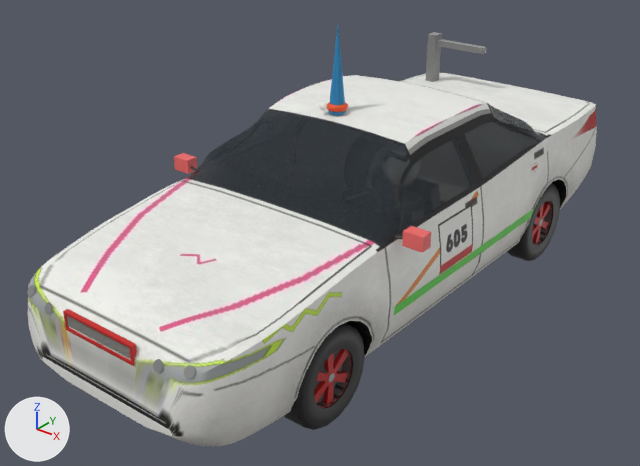
The glTF model public/cars/field/models/605.glb as it was, and as the next commit left it.
Before and after are seen from a 50 mm lens placed at (3.48, -4.76, 3.34), pointed at (-0.09, -0.29, 0.57). Arrows for +X, +Y and +Z are at lower left; the lights stay in place. The first picture is the older version. Vertices at exactly the same position are counted once.

Objects in the first picture: 'body', 'wheel_fl', 'wheel_rl'.
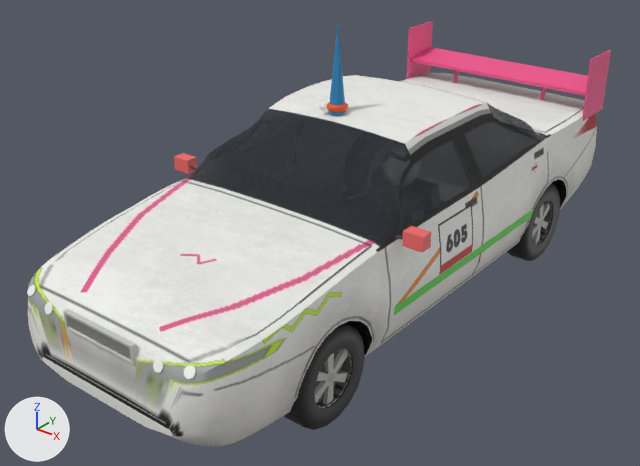
What differs and where, as boxes (x1, y1, x2, y2) in the pictures (640 x 466 px):
```json
{"object": "body", "change": "reshaped", "before": [27, 25, 597, 447], "after": [27, 21, 611, 447]}
{"part": 1, "of": "me_body_mesh", "change": "added", "after": [583, 50, 611, 121]}
{"part": 2, "of": "me_body_mesh", "change": "added", "after": [407, 21, 433, 79]}
{"part": 3, "of": "me_body_mesh", "change": "added", "after": [539, 77, 547, 100]}
{"part": 4, "of": "me_body_mesh", "change": "added", "after": [452, 70, 460, 83]}
{"part": 5, "of": "me_body_mesh", "change": "deleted", "before": [436, 39, 486, 54]}
{"part": 6, "of": "me_body_mesh", "change": "deleted", "before": [426, 32, 442, 82]}
{"part": 7, "of": "me_body_mesh", "change": "added", "after": [410, 47, 588, 96]}
{"part": 8, "of": "me_body_mesh", "change": "surface changed", "before": [27, 285, 196, 379], "after": [27, 285, 196, 379]}
{"part": 9, "of": "me_wheel_fl_mesh", "change": "surface changed", "before": [314, 349, 352, 408], "after": [314, 349, 352, 408], "on screen": "red to grey"}
{"part": 10, "of": "me_wheel_rl_mesh", "change": "surface changed", "before": [532, 201, 552, 245], "after": [532, 201, 552, 245], "on screen": "brown to grey"}
```

Scene script edits in JSON lines:
```json
{"block": "me_body_mesh", "where": "# used by ob_body; location = (0.0, 0.0, 0.0)"}
{"op": "remove", "block": "me_body_mesh", "code": "me_body_mesh.from_pydata(...)  # 4034 vertices, 7614 faces; spans x -1.05..1.05, y -2.34..2.48, z 0.24..2.06"}
{"op": "add", "block": "me_body_mesh", "code": "me_body_mesh.from_pydata(...)  # 4058 vertices, 7650 faces; spans x -1.05..1.05, y -2.34..2.48, z 0.24..2.06"}
{"block": "me_body_mesh", "change": "me_body_mesh part 1: a new loose piece, a box spanning x 0.844..0.856, y 1.928..2.312, z 1.03..1.53, in mat_car605_livery (picture img_605_livery)"}
{"block": "me_body_mesh", "change": "me_body_mesh part 2: a new loose piece, a box spanning x -0.856..-0.844, y 1.928..2.312, z 1.03..1.53, in mat_car605_livery (picture img_605_livery)"}
{"block": "me_body_mesh", "change": "me_body_mesh part 3: the loose piece of 8 vertices spanning x 0.13..0.63, y -0.01..0.25, z 0.37..1.01 is copied, and the copy is scaled about its middle by (0.024, -0.528, 0.278), then moved by (0.04, 1.96, 0.48); it spans x 0.41..0.43, y 2.01..2.15, z 1.08..1.27"}
{"block": "me_body_mesh", "change": "me_body_mesh part 4: the loose piece of 8 vertices spanning x 0.13..0.63, y -0.01..0.25, z 0.37..1.01 is copied, and the copy is scaled about its middle by (0.024, -0.528, 0.278), then moved by (-0.8, 1.96, 0.48); it spans x -0.43..-0.41, y 2.01..2.15, z 1.08..1.27"}
{"block": "me_body_mesh", "change": "me_body_mesh part 5: the loose piece of 8 vertices spanning x -0.6..-0.12, y 1.96..2.02, z 1.41..1.46 is deleted"}
{"block": "me_body_mesh", "change": "me_body_mesh part 6: the loose piece of 8 vertices spanning x -0.66..-0.58, y 1.94..2.04, z 1.09..1.51 is deleted"}
{"block": "me_body_mesh", "change": "me_body_mesh part 7: 8 vertices added at x -0.85..0.85, y 1.96..2.28, z 1.22..1.3"}
{"block": "me_body_mesh", "change": "me_body_mesh part 8: 88 kept faces spanning x -0.7..0.7, y -2.33..-2.26, z 0.69..0.81 get new texture (UV) coordinates"}
{"op": "remove", "block": "me_body_mesh", "code": "me_body_mesh.materials.append(mat_car605_fur0)  # picture img_605_livery"}
{"block": "me_wheel_fl_mesh", "where": "me_wheel_fl_mesh.from_pydata(...)  # 370 vertices, 498 faces; spans x -0.102..0.102, y -0.325..0.325, z -0.32..0.32"}
{"block": "me_wheel_fl_mesh", "where": "# used by ob_wheel_fl; location = (0.772, -1.36, 0.325)"}
{"block": "me_wheel_fl_mesh", "change": "me_wheel_fl_mesh part 9: texture (UV) coordinates of 152 of 498 faces, centred in x 0.048..0.082, y -0.191..0.191, z -0.191..0.191, changed; they spanned u 0.05..0.98, v 0.02..0.05 and now span u 0.02..0.2, v 0.05..0.05"}
{"block": "me_wheel_rl_mesh", "where": "me_wheel_rl_mesh.from_pydata(...)  # 370 vertices, 498 faces; spans x -0.102..0.102, y -0.325..0.325, z -0.32..0.32"}
{"block": "me_wheel_rl_mesh", "where": "# used by ob_wheel_rl; location = (0.767, 1.36, 0.325)"}
{"block": "me_wheel_rl_mesh", "change": "me_wheel_rl_mesh part 10: texture (UV) coordinates of 152 of 498 faces, centred in x 0.048..0.082, y -0.191..0.191, z -0.191..0.191, changed; they spanned u 0.05..0.98, v 0.02..0.05 and now span u 0.02..0.2, v 0.05..0.05"}
```
